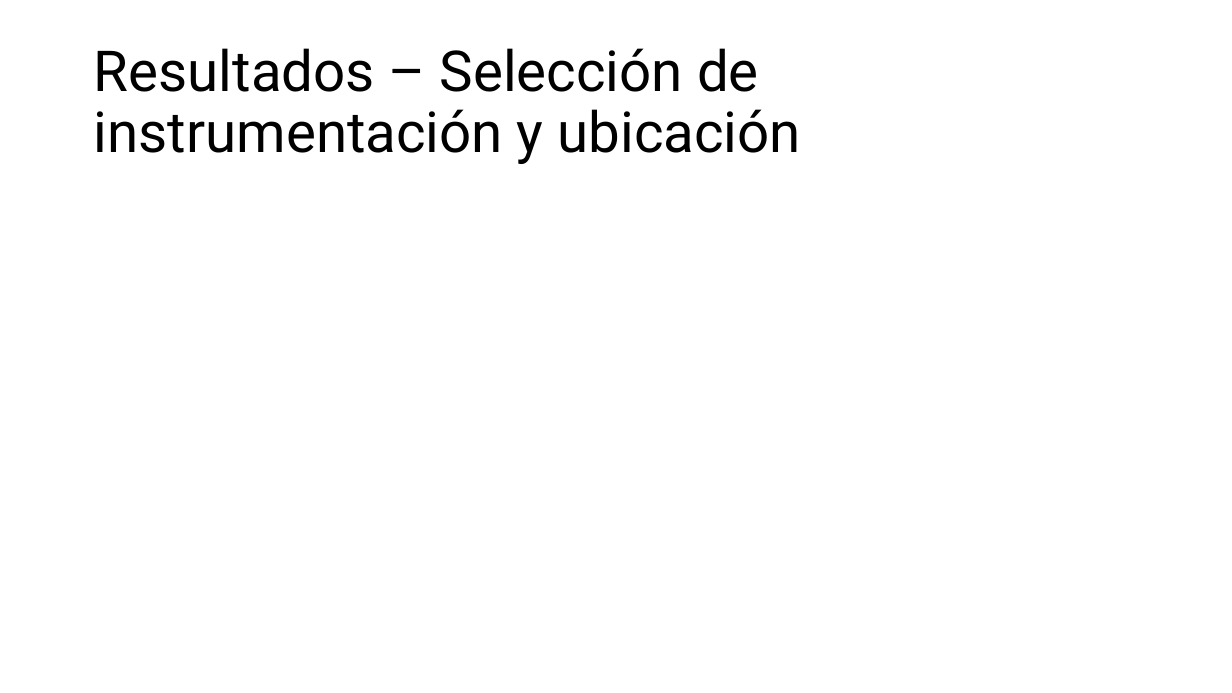
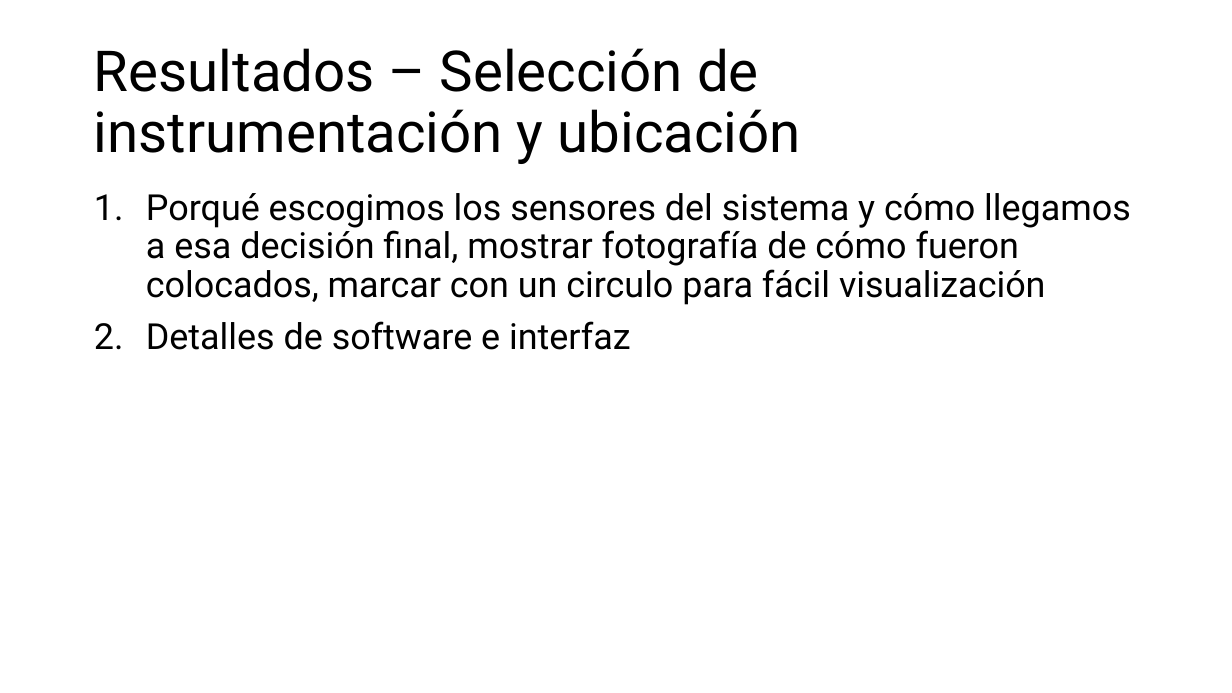
Before and after one commit to Archimedean2345/The-thermal-repository, a slide deck: slide 12 of PIAE2-Presentacion Tecnica.pptx. Drawn at 1232x693 pixels with LibreOffice and Linux fonts; fonts in the diff are those of the drawing. Boxes give left, top, right and bottom in pixels: in the first picture for what was removed or moved away, otherwise in the second. Text is boxed around its words. In the diff, an @@ line names an element or a change of style, - is before the commit and + after.

```diff
--- a/PIAE2-Presentacion Tecnica.pptx
+++ b/PIAE2-Presentacion Tecnica.pptx
@@ text added at bbox=[146, 193, 1131, 350], 28 pt, text #000000 @@
+1. Porqué escogimos los sensores del sistema y cómo llegamos a esa decisión final, mostrar fotografía de cómo fueron colocados, marcar con un circulo para fácil visualización
+2. Detalles de software e interfaz
```
Also in this commit, not shown: 13 other slides changed, 1 slide added, 1 slide removed.
